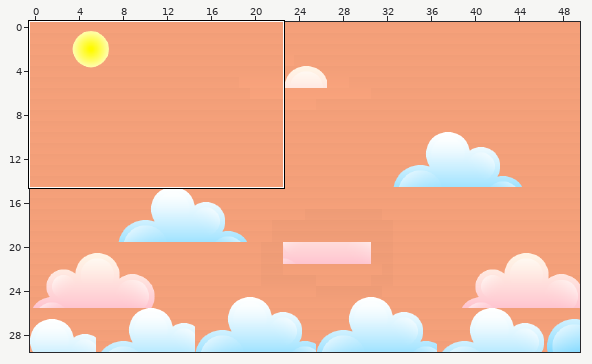
Tiled map, stored at android/assets/data/maps/level17/map.tmx. Above: a wide view before the commit, with the close-up outlined.
Close-up. Before:
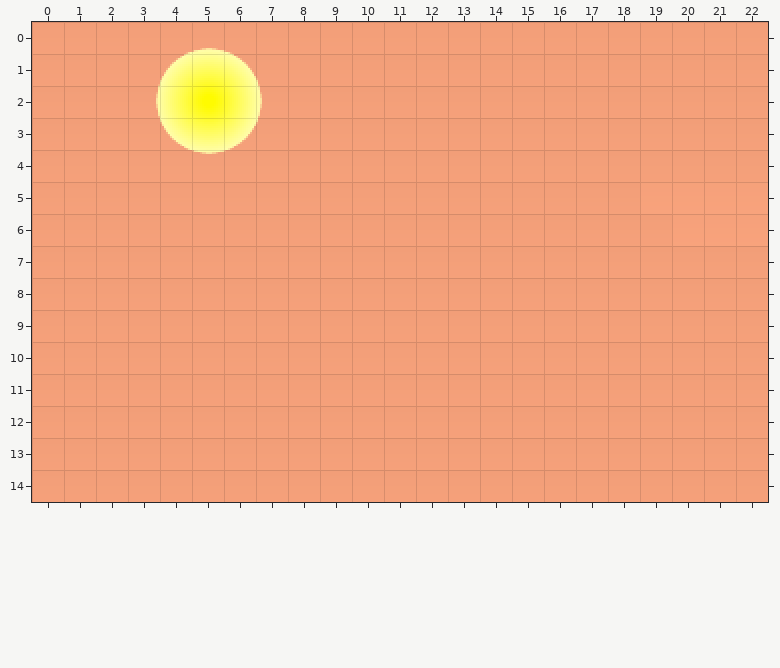
Cells are 16x16 px. Shown: x 0..22, y 0..14. The commit also changed other parts of the map, which this record leaves out.
The result:
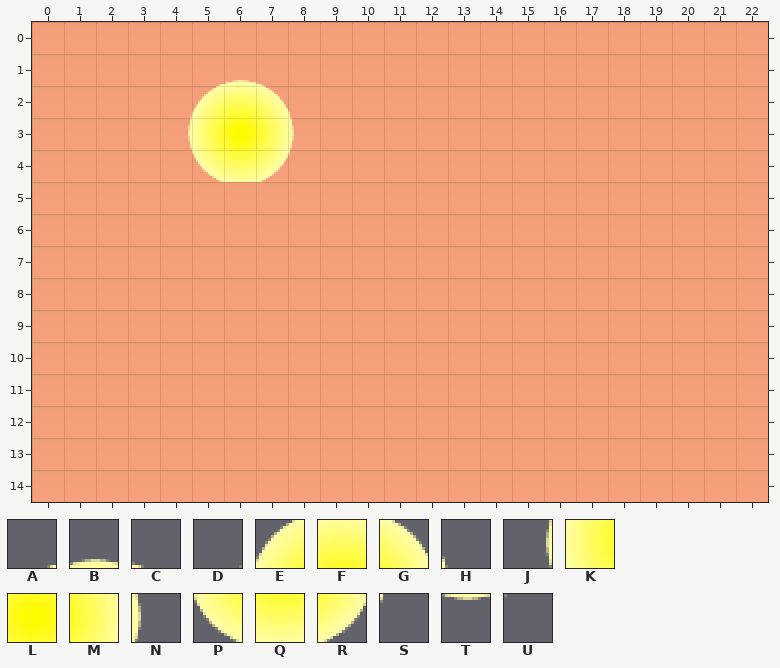
Key: from "sun": A 1, B 2, C 3, D 5, E 6, F 7, G 8, H 9, J 10, K 11, L 12, M 13, N 14, P 16, Q 17, R 18, S 19, T 22, U 23.
_ is an empty cell.
Difference:
Layer "Tile Layer 2":
There is now tile A in row 1 at x 5.
There is now tile B in row 1 at x 6.
There is now tile C in row 1 at x 7.
There is now tile D in row 2 at x 4.
There is now tile E in row 2 at x 5.
There is now tile F in row 2 at x 6.
There is now tile G in row 2 at x 7.
There is now tile H in row 2 at x 8.
There is now tile J in row 3 at x 4.
There is now tile K in row 3 at x 5.
There is now tile L in row 3 at x 6.
There is now tile M in row 3 at x 7.
There is now tile N in row 3 at x 8.
There is now tile P in row 4 at x 5.
There is now tile Q in row 4 at x 6.
There is now tile R in row 4 at x 7.
Layer "Tile Layer 3" (removed):
The edit erases tile B in row 0 at x 5.
The edit erases tile C in row 0 at x 6.
The edit erases tile E in row 1 at x 4.
The edit erases tile F in row 1 at x 5.
The edit erases tile G in row 1 at x 6.
The edit erases tile H in row 1 at x 7.
The edit erases tile J in row 2 at x 3.
The edit erases tile K in row 2 at x 4.
The edit erases tile L in row 2 at x 5.
The edit erases tile M in row 2 at x 6.
The edit erases tile N in row 2 at x 7.
The edit erases tile P in row 3 at x 4.
The edit erases tile Q in row 3 at x 5.
The edit erases tile R in row 3 at x 6.
The edit erases tile S in row 3 at x 7.
The edit erases tile T in row 4 at x 5.
The edit erases tile U in row 4 at x 6.
Pixel boxes of the changes (left, top, right, bottom) in both close-ups:
changed: (156, 48, 294, 182)
